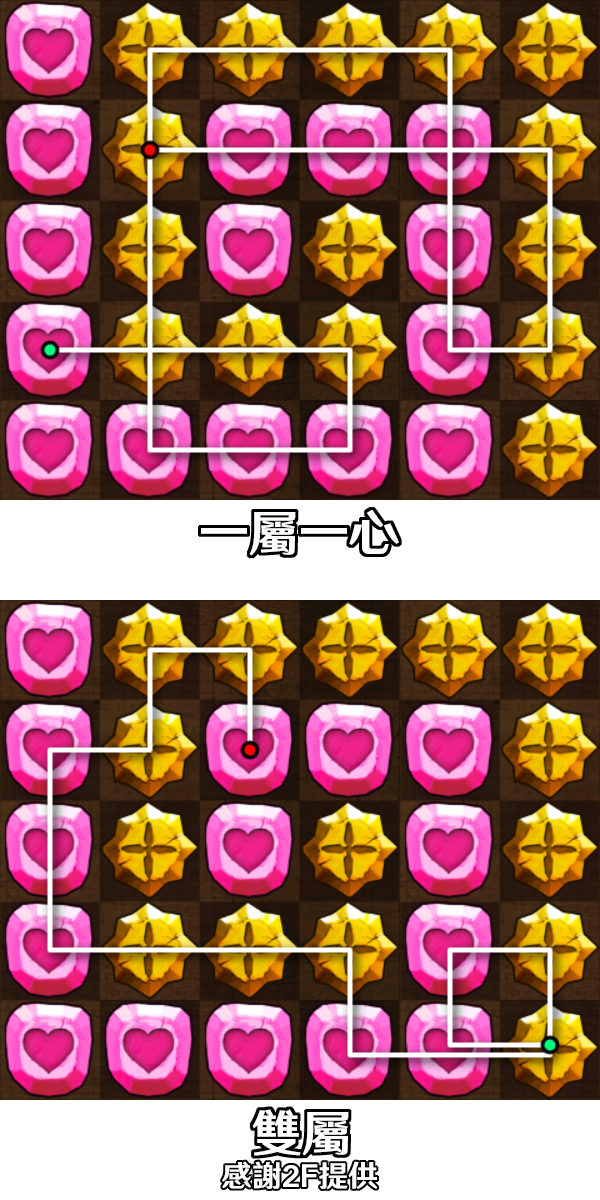
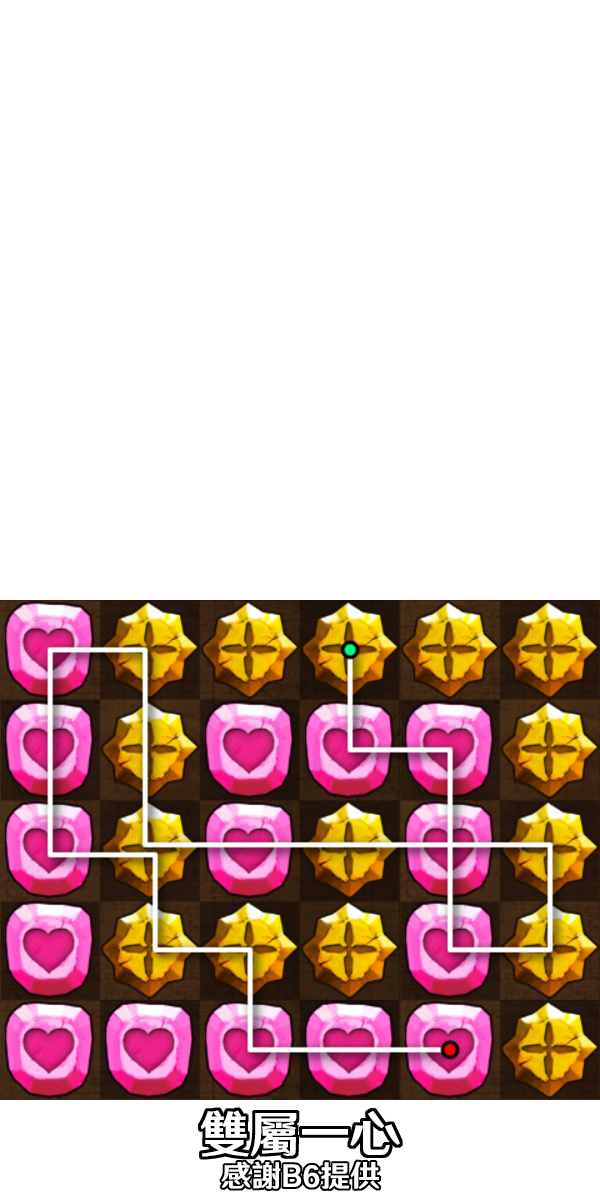
Layers edited between the first and the second 600 x 1200 image:
renamed "雙屬" to "雙屬一心", painted on it over (x1=200, y1=1109, x2=400, y2=1157)
removed layer "一屬一心" over (x1=201, y1=509, x2=399, y2=556)
renamed "感謝2F提供" to "感謝B6提供", moved it above "圖層 2", painted on it over (x1=221, y1=1161, x2=380, y2=1190)
removed layer "圖層 3" over (x1=220, y1=1159, x2=380, y2=1192)
painted on "圖層 2" over (x1=197, y1=506, x2=403, y2=1192)
added layer "未命名" above "圖層 1" over (x1=0, y1=600, x2=600, y2=1100)
hid "圖層 1" over (x1=0, y1=0, x2=600, y2=1100)
